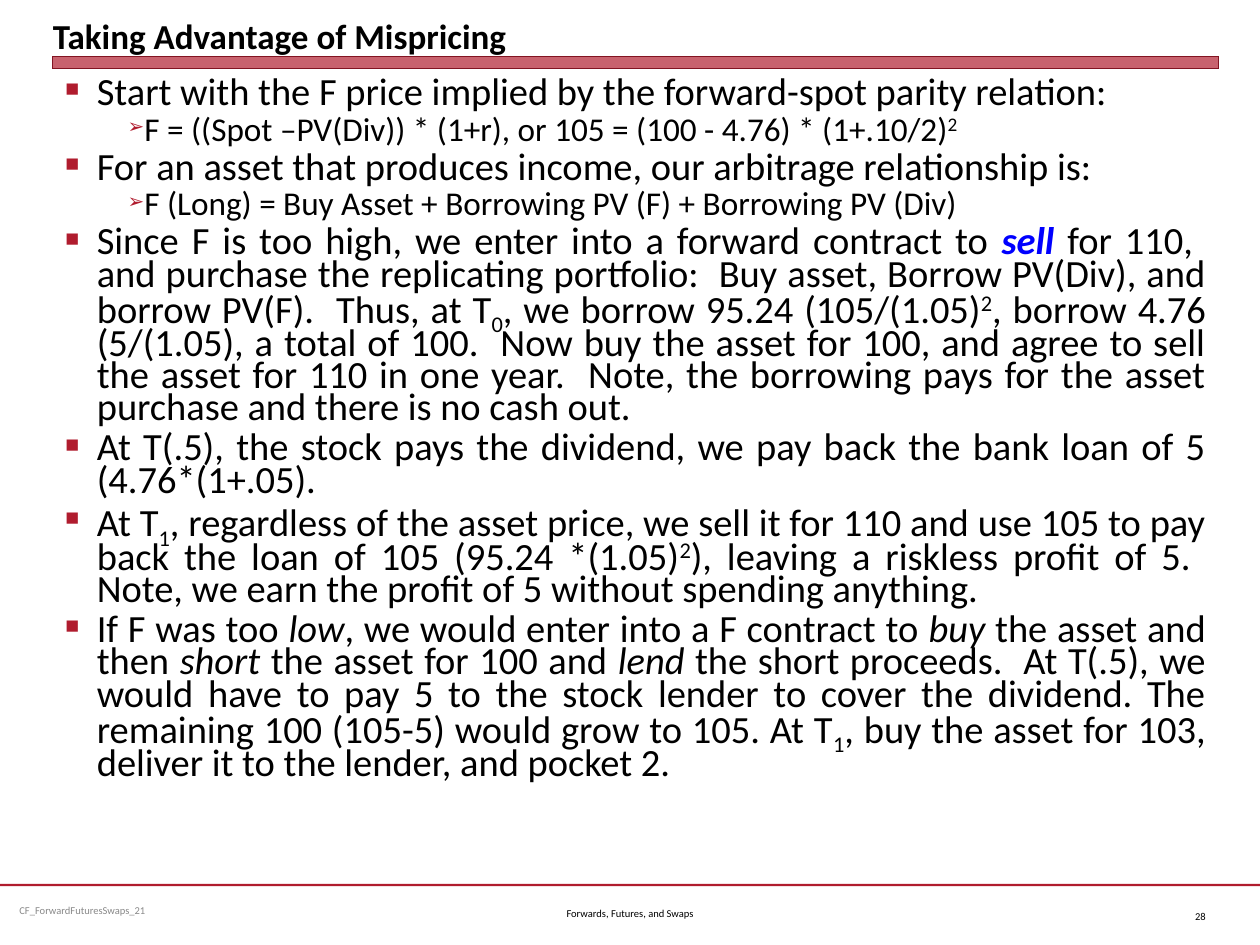
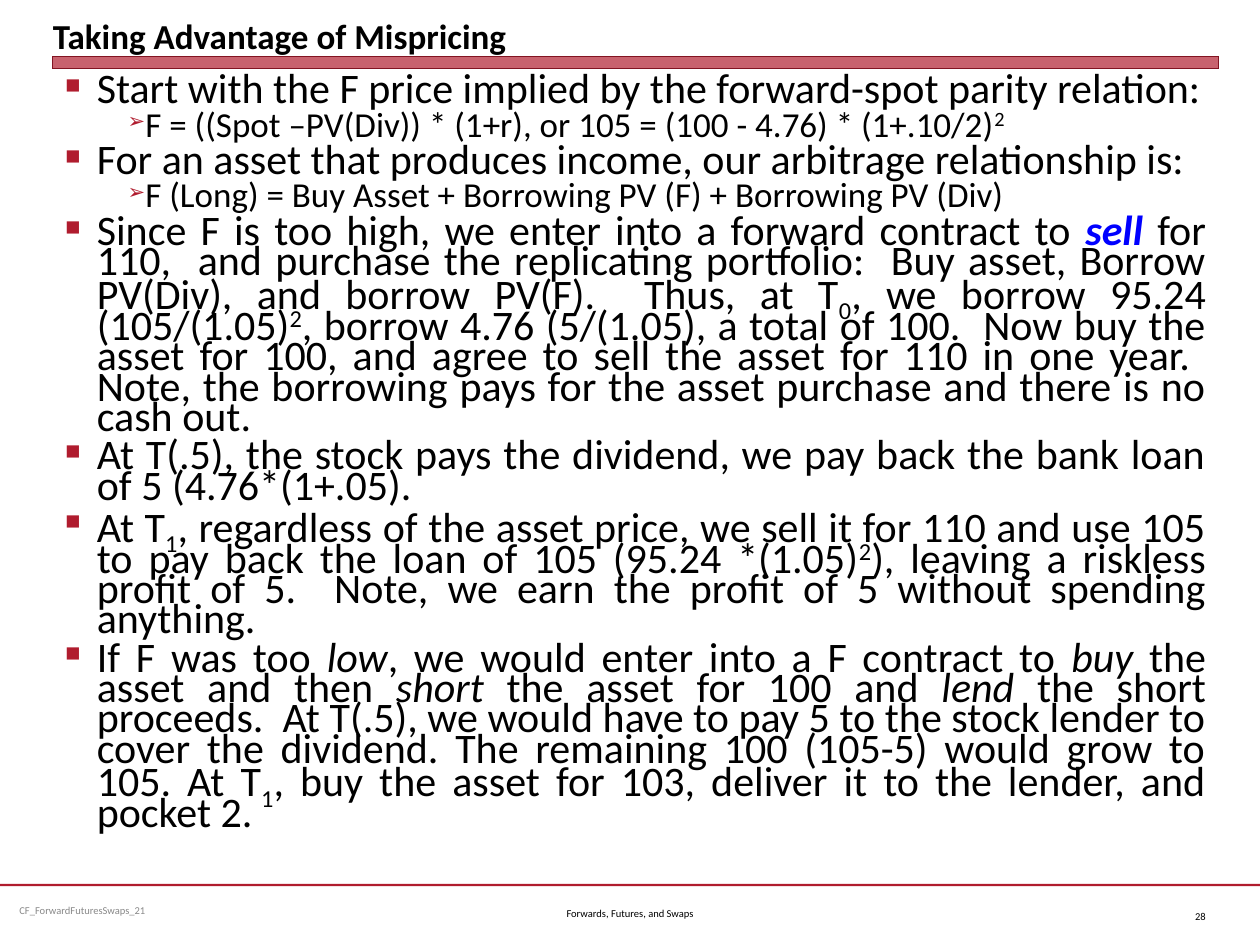
Before and after one commit to jmc877/Corporate-Finance, a slide deck: slide 28 of slides/CF_ForwardFuturesSwaps_21.pptx. Drawn at 1260x945 pixels with LibreOffice and Linux fonts; fonts in the diff are those of the drawing. Boxes give left, top, right and bottom in pixels: in the first picture for what was removed or moved away, otherwise in the second. Text is boxed around its words. In the diff, an @@ line names an element or a change of style, - is before the commit and + after.

```diff
--- a/slides/CF_ForwardFuturesSwaps_21.pptx
+++ b/slides/CF_ForwardFuturesSwaps_21.pptx
@@ text "Start with the F price ..." at (97,73,1206,834): size 22 to 24 pt; size 19 to 20 pt in "F = ((Spot –PV(Div)) * (1+r), or ...", "F (Long) = Buy Asset + Borrowing ..."; line spacing 0.7 to 0.6 @@
```
Also in this commit, not shown: 3 other slides changed, 2 other files.
